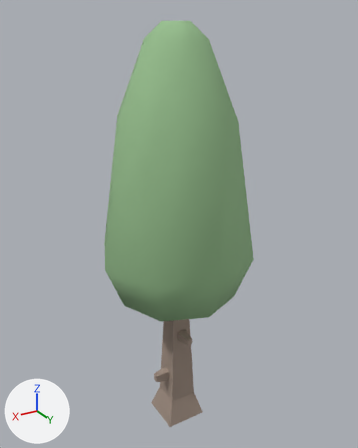
The glTF model web/public/models/tree-conifer-d.glb as it was, and as the next commit left it.
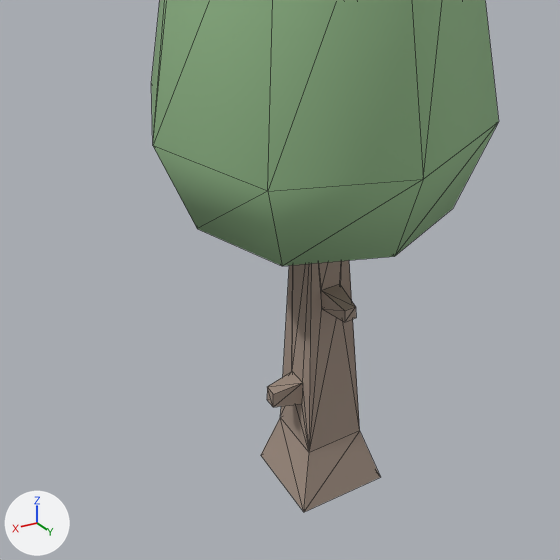
Each version is shown whole from a 50 mm lens placed at (0.548, 0.925, 1.019), pointed at (-0.016, -0.015, 0.549), then close up on the part from 11% to 78% of the width and 46% to 100% of the height. Lighting does not change. The marker at lower left points along +X, +Y and +Z. The first two pictures are the older version. The close-ups show mesh edges as thin lines. Vertices at exactly the same position are counted once.

In view in the first close-up: 'tree-conifer-d'.
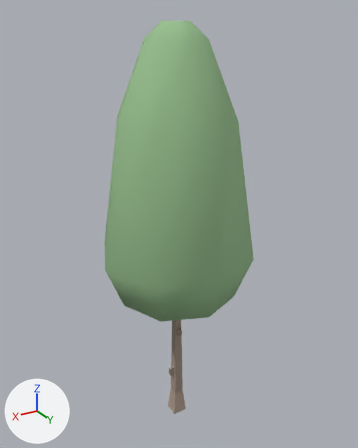
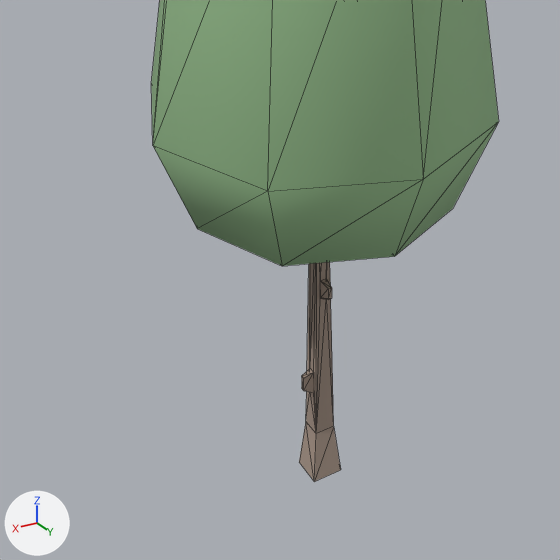
Changed parts and their boxes (x1, y1, x2, y2) in the close-ups (560 x 560 px; the box of a moved part takes in the faces that stretch with it):
'tree-conifer-d', reshaped: before (151, 0, 499, 512); after (151, 0, 499, 482)
part 1 of me_tree_conifer_d, moved or reshaped: before (261, 260, 380, 512); after (299, 262, 341, 482)

Patch to the scene script:
```diff
--- a/web/public/models/tree-conifer-d.glb.py
+++ b/web/public/models/tree-conifer-d.glb.py
@@ me_tree_conifer_d @@
 # used by ob_tree_conifer_d; location = (0.0, 0.0, 0.0)
-me_tree_conifer_d.from_pydata(...)  # 68 vertices, 132 faces; spans x -0.185..0.185, y -0.185..0.185, z 0.0..1.0
+me_tree_conifer_d.from_pydata(...)  # 73 vertices, 140 faces; spans x -0.185..0.185, y -0.185..0.185, z 0.0..1.0
+# me_tree_conifer_d part 1
+# 24 vertices are removed from x -0.052..0.066, y -0.052..0.066, z 0.0..0.273
+# 50 faces are deleted
+# 29 vertices are added at x -0.018..0.023, y -0.018..0.023, z 0.0..0.38
+# 54 new faces join them, mat_bark (beige #a08e81)
+# 4 new faces join them, mat_foliage (greyish green #97bf8e)
 me_tree_conifer_d.materials.append(mat_bark)
```
